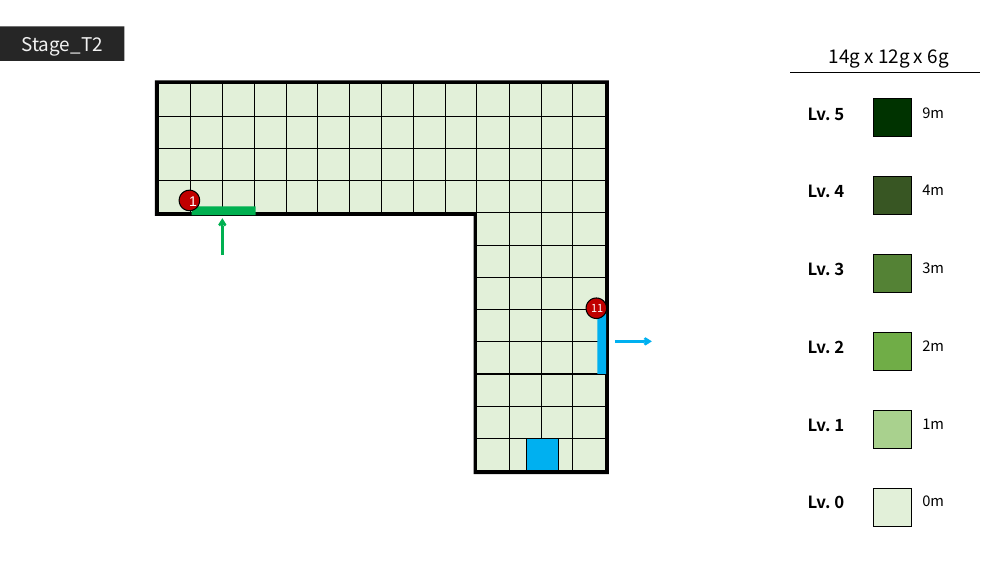
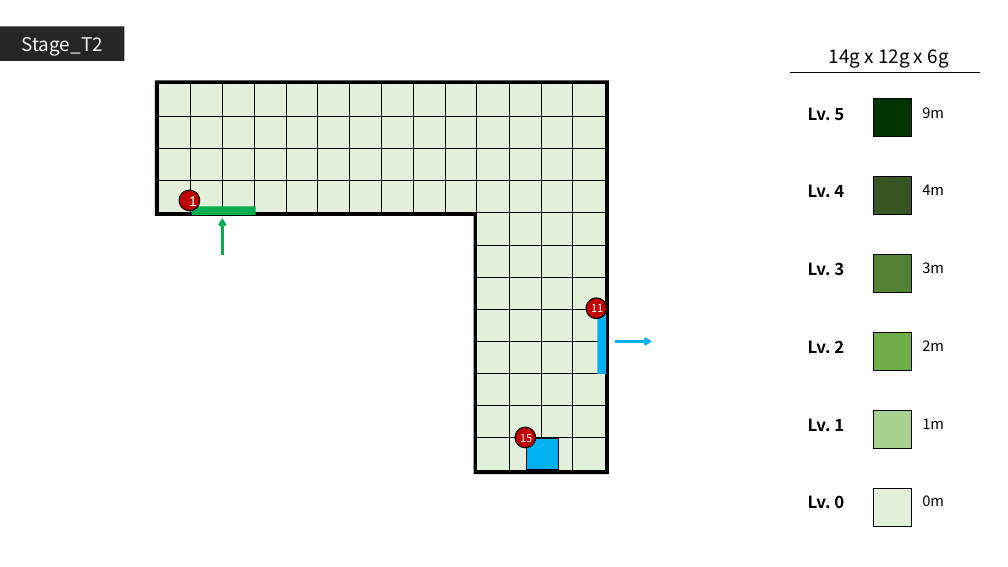
Before and after one commit to GGMGangsterHamster/GangsterHamster, a slide deck: slide 2 of Documents/Grand_Stage.pptx. Drawn at 1008x567 pixels with LibreOffice and Linux fonts; fonts in the diff are those of the drawing. Boxes give left, top, right and bottom in pixels: in the first picture for what was removed or moved away, otherwise in the second. Text is boxed around its words. In the diff, an @@ line names an element or a change of style, - is before the commit and + after.

```diff
--- a/Documents/Grand_Stage.pptx
+++ b/Documents/Grand_Stage.pptx
@@ ellipse added at (515, 427, 535, 448), fill #C00000, outline #000000 1 pt @@
@@ text added at (520, 434, 532, 445), 10.5 pt, text #FFFFFF @@
+15
```
Also in this commit, not shown: 1 other slide changed.
